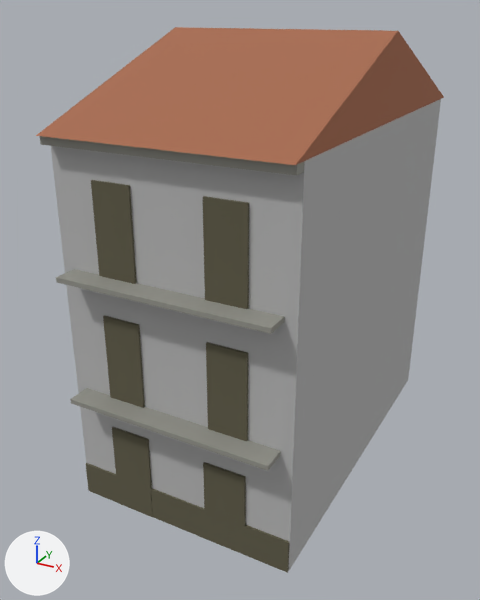
The FBX model entregas/teo-modelado/pueblo-valenciano/TresAlturas/SM_TresAlturas_v2_Gris_LOD1.fbx, before and after one commit.
Camera for both pictures: a 50 mm camera at (7.66, -15.73, 12.07) aimed at (-0.52, -0.87, 4.64). The axes (+X, +Y, +Z) are drawn at lower left. The lights are the same throughout. The picture after the commit comes second. Where no turn or scale is listed for an object, it has been applied to the vertices.

Names of what the first picture shows: 'SM_pueblo_valenciano_v12_LOD1'.
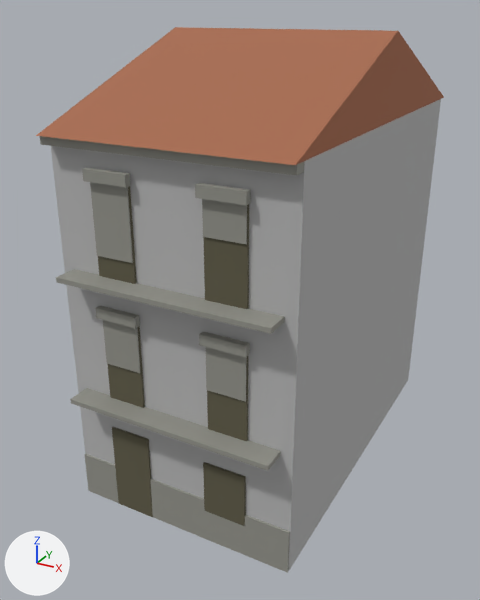
Changed parts and their boxes (x1, y1, x2, y2) in the pictures (480 x 600 px; the box of a moved part takes in the faces that stretch with it):
```json
{"part": 1, "of": "me_sm_pueblo_valenciano_v12_lod1_001", "change": "added", "after": [95, 306, 140, 328]}
{"part": 2, "of": "me_sm_pueblo_valenciano_v12_lod1_001", "change": "added", "after": [103, 320, 141, 373]}
{"part": 3, "of": "me_sm_pueblo_valenciano_v12_lod1_001", "change": "added", "after": [199, 331, 250, 357]}
{"part": 4, "of": "me_sm_pueblo_valenciano_v12_lod1_001", "change": "added", "after": [206, 347, 247, 402]}
{"part": 5, "of": "me_sm_pueblo_valenciano_v12_lod1_001", "change": "added", "after": [82, 168, 130, 188]}
{"part": 6, "of": "me_sm_pueblo_valenciano_v12_lod1_001", "change": "added", "after": [90, 182, 133, 263]}
{"part": 7, "of": "me_sm_pueblo_valenciano_v12_lod1_001", "change": "added", "after": [195, 183, 251, 205]}
{"part": 8, "of": "me_sm_pueblo_valenciano_v12_lod1_001", "change": "added", "after": [202, 199, 247, 244]}
{"part": 9, "of": "me_sm_pueblo_valenciano_v12_lod1_001", "change": "moved or reshaped", "before": [86, 463, 289, 573], "after": [85, 454, 290, 573]}
```

The change, as JSON lines over the scene's bpy script:
```json
{"block": "me_sm_pueblo_valenciano_v12_lod1_001", "where": "# used by ob_sm_pueblo_valenciano_v12_lod1; location = (0.0, 0.0, 0.0)"}
{"block": "me_sm_pueblo_valenciano_v12_lod1_001", "where": "# verts and faces of me_sm_pueblo_valenciano_v12_lod1_001; kept vertices keep their numbers, new ones are numbered from 118"}
{"block": "me_sm_pueblo_valenciano_v12_lod1_001", "where": "# before: 9 (-2.99, -4.95, 0.9) at pixel (85, 463), 11 (-2.99, -4.89, 0.9) at pixel (86, 462), 13 (2.99, -4.95, 0.9) at pixel (288, 543), 15 (2.99, -4.89, 0.9) at pixel (289, 541)"}
{"op": "remove", "block": "me_sm_pueblo_valenciano_v12_lod1_001", "code": "me_sm_pueblo_valenciano_v12_lod1_001.from_pydata(...)  # 118 vertices, 89 faces; spans x -3.0..3.0, y -5.5..5.5, z 0.0..11.6"}
{"op": "add", "block": "me_sm_pueblo_valenciano_v12_lod1_001", "code": "me_sm_pueblo_valenciano_v12_lod1_001.from_pydata(...)  # 182 vertices, 137 faces; spans x -3.0..3.0, y -5.5..5.5, z 0.0..11.6"}
{"block": "me_sm_pueblo_valenciano_v12_lod1_001", "change": "me_sm_pueblo_valenciano_v12_lod1_001 part 1: a new loose piece, a box spanning x -1.96..-0.84, y -5.12..-4.96, z 5.51..5.77, in mat_mat_paleta32 (picture img_t_paleta32_png)"}
{"block": "me_sm_pueblo_valenciano_v12_lod1_001", "change": "me_sm_pueblo_valenciano_v12_lod1_001 part 2: a new loose piece, a box spanning x -1.89..-0.91, y -4.995..-4.965, z 4.276..5.5, in mat_mat_paleta32 (picture img_t_paleta32_png)"}
{"block": "me_sm_pueblo_valenciano_v12_lod1_001", "change": "me_sm_pueblo_valenciano_v12_lod1_001 part 3: a new loose piece, a box spanning x 0.84..1.96, y -5.12..-4.96, z 5.51..5.77, in mat_mat_paleta32 (picture img_t_paleta32_png)"}
{"block": "me_sm_pueblo_valenciano_v12_lod1_001", "change": "me_sm_pueblo_valenciano_v12_lod1_001 part 4: a new loose piece, a box spanning x 0.91..1.89, y -4.995..-4.965, z 4.356..5.5, in mat_mat_paleta32 (picture img_t_paleta32_png)"}
{"block": "me_sm_pueblo_valenciano_v12_lod1_001", "change": "me_sm_pueblo_valenciano_v12_lod1_001 part 5: a new loose piece, a box spanning x -1.96..-0.84, y -5.12..-4.96, z 8.71..8.97, in mat_mat_paleta32 (picture img_t_paleta32_png)"}
{"block": "me_sm_pueblo_valenciano_v12_lod1_001", "change": "me_sm_pueblo_valenciano_v12_lod1_001 part 6: a new loose piece, a box spanning x -1.89..-0.91, y -4.995..-4.965, z 7.011..8.7, in mat_mat_paleta32 (picture img_t_paleta32_png)"}
{"block": "me_sm_pueblo_valenciano_v12_lod1_001", "change": "me_sm_pueblo_valenciano_v12_lod1_001 part 7: a new loose piece, a box spanning x 0.84..1.96, y -5.12..-4.96, z 8.71..8.97, in mat_mat_paleta32 (picture img_t_paleta32_png)"}
{"block": "me_sm_pueblo_valenciano_v12_lod1_001", "change": "me_sm_pueblo_valenciano_v12_lod1_001 part 8: a new loose piece, a box spanning x 0.91..1.89, y -4.995..-4.965, z 7.897..8.7, in mat_mat_paleta32 (picture img_t_paleta32_png)"}
{"block": "me_sm_pueblo_valenciano_v12_lod1_001", "change": "me_sm_pueblo_valenciano_v12_lod1_001 part 9"}
{"op": "add", "block": "me_sm_pueblo_valenciano_v12_lod1_001", "code": "for i in [9, 11, 13, 15]: verts[i] += (0.0, 0.0, 0.3)"}
```
